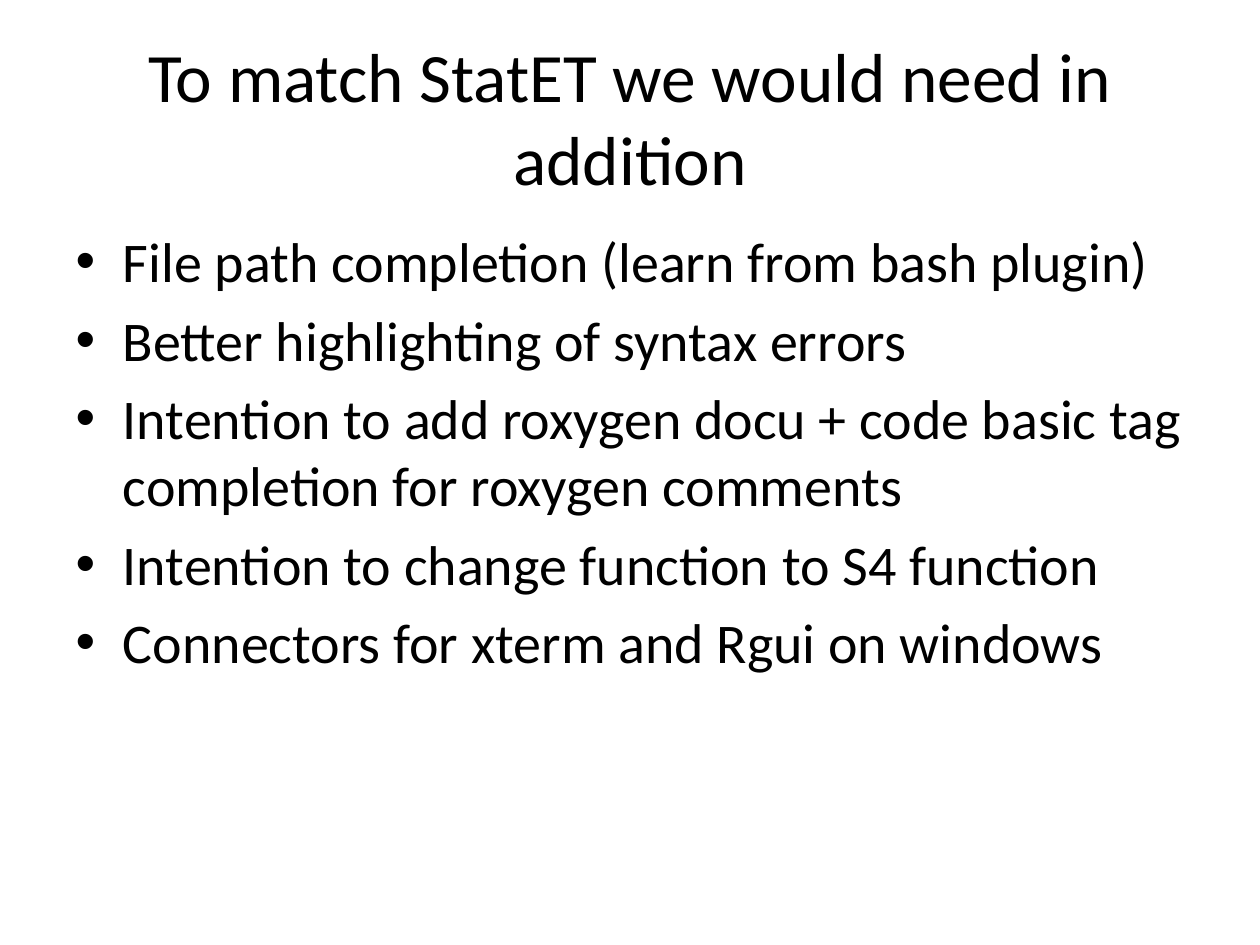
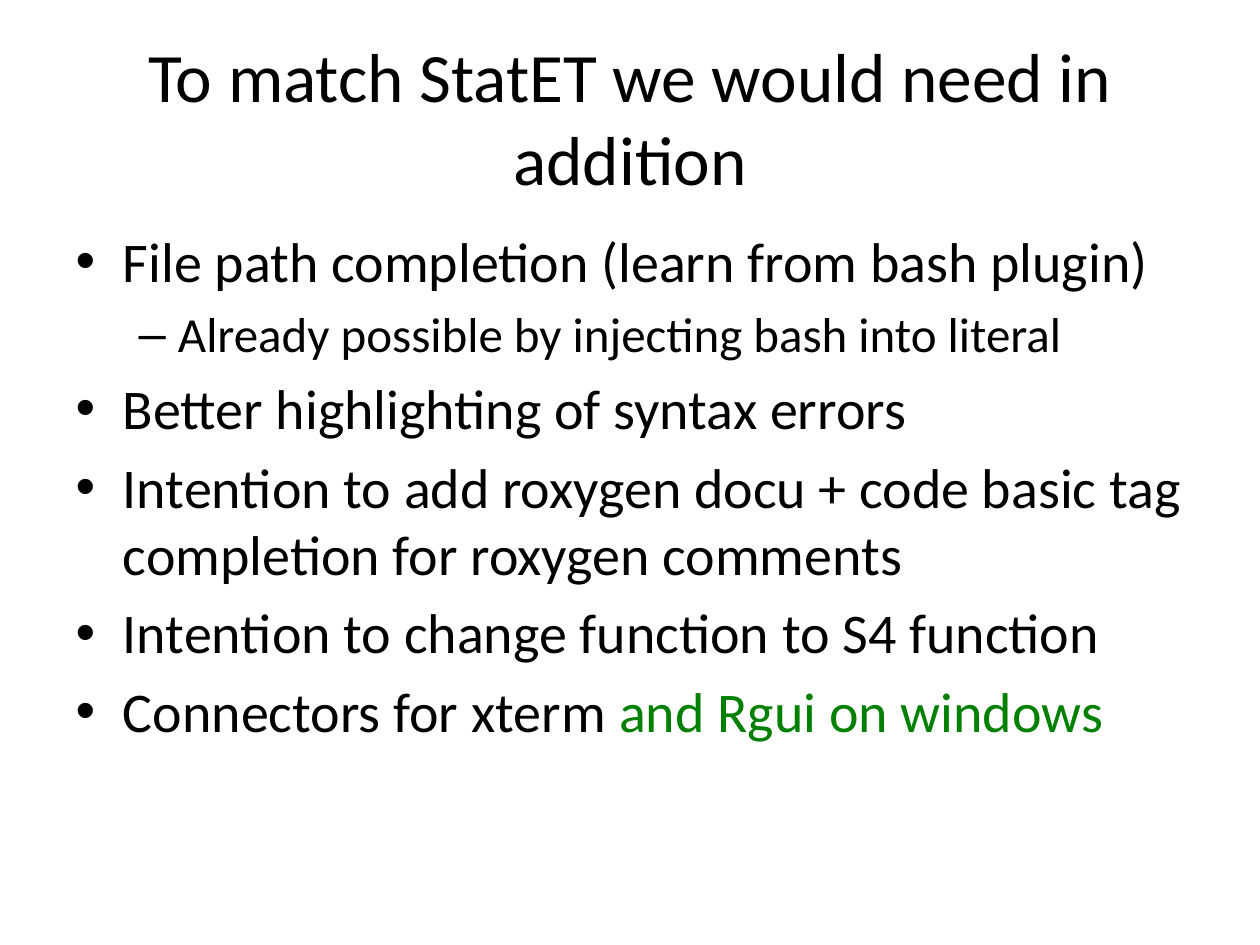
Before and after one commit to holgerbrandl/r4intellij, a slide deck: slide 5 of R4Intellij.pptx. Drawn at 1260x945 pixels with LibreOffice and Linux fonts; fonts in the diff are those of the drawing. Boxes give left, top, right and bottom in pixels: in the first picture for what was removed or moved away, otherwise in the second. Text is boxed around its words. In the diff, an @@ line names an element or a change of style, - is before the commit and + after.

```diff
--- a/R4Intellij.pptx
+++ b/R4Intellij.pptx
@@ text at (178, 318, 1061, 361): paragraph added @@
+  – Already possible by injecting bash into literal
@@ text at (123, 693, 1104, 742): text colour #000000 to #008000 in "and Rgui on windows" @@
```
Also in this commit, not shown: 3 other slides changed, 23 other files.
